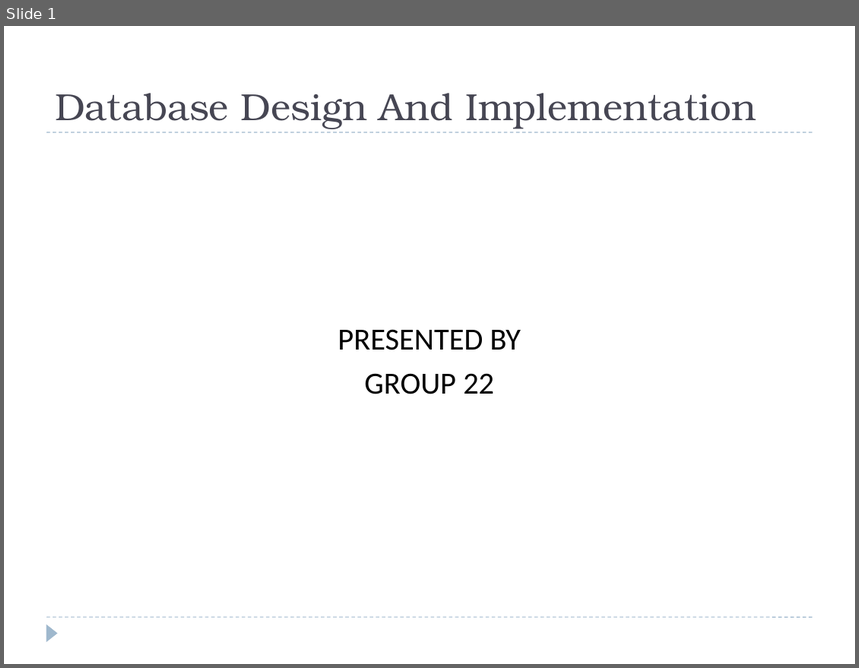
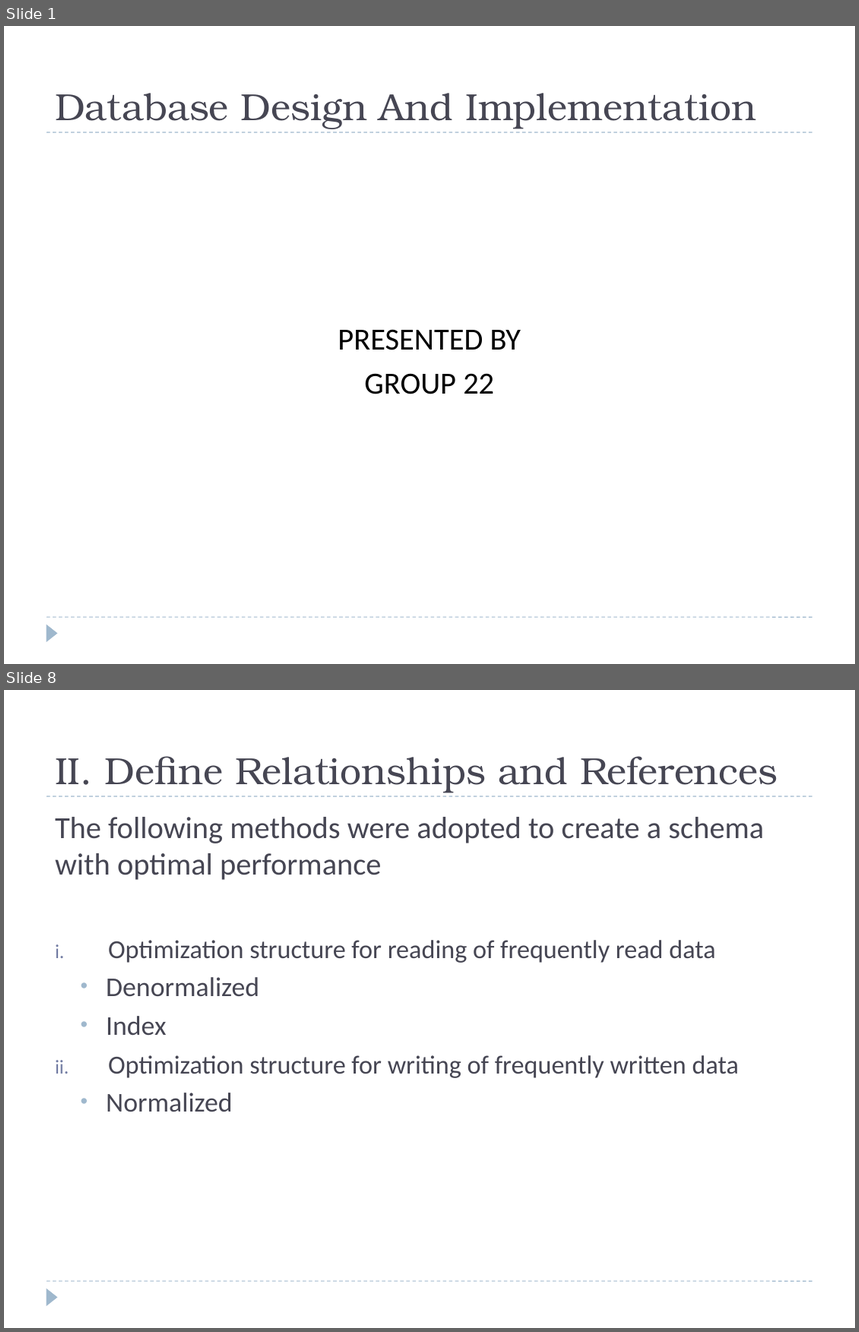
Before and after one commit to JIM440/CEF440-group-22, a slide deck: Task 6/Group_22.pptx. Shown one above the other, each under a label of ours: slide 1 before the commit, slides 1 and 8 after it; the slides between them are not shown. The pictures are 859x668 and 859x1332 pixels, drawn with LibreOffice and Linux fonts; fonts in the diff are those of the drawing. Boxes give left, top, right and bottom in pixels: in the first picture for what was removed or moved away, otherwise in the second. Text is boxed around its words. In the diff, an @@ line names an element or a change of style, - is before the commit and + after.

```diff
--- a/Task 6/Group_22.pptx
+++ b/Task 6/Group_22.pptx
@@ slide 8 added at [4, 690, 855, 1328], background #FFFFFF; not listed: 3 template elements that a slide beside it also shows @@
@@ title added at [55, 756, 778, 793], 32 pt, text #464653 @@
+II. Define Relationships and References
@@ text added at [55, 817, 764, 1113], 22 pt, text #464653 @@
+The following methods were adopted to create a schema with optimal performance
+i. Optimization structure for reading of frequently read data
+  • Denormalized
+  • Index
+ii. Optimization structure for writing of frequently written data
+  • Normalized
```
Also in this commit, not shown: 1 slide changed, 20 other slides added, 1 slide removed, 3 other files.
